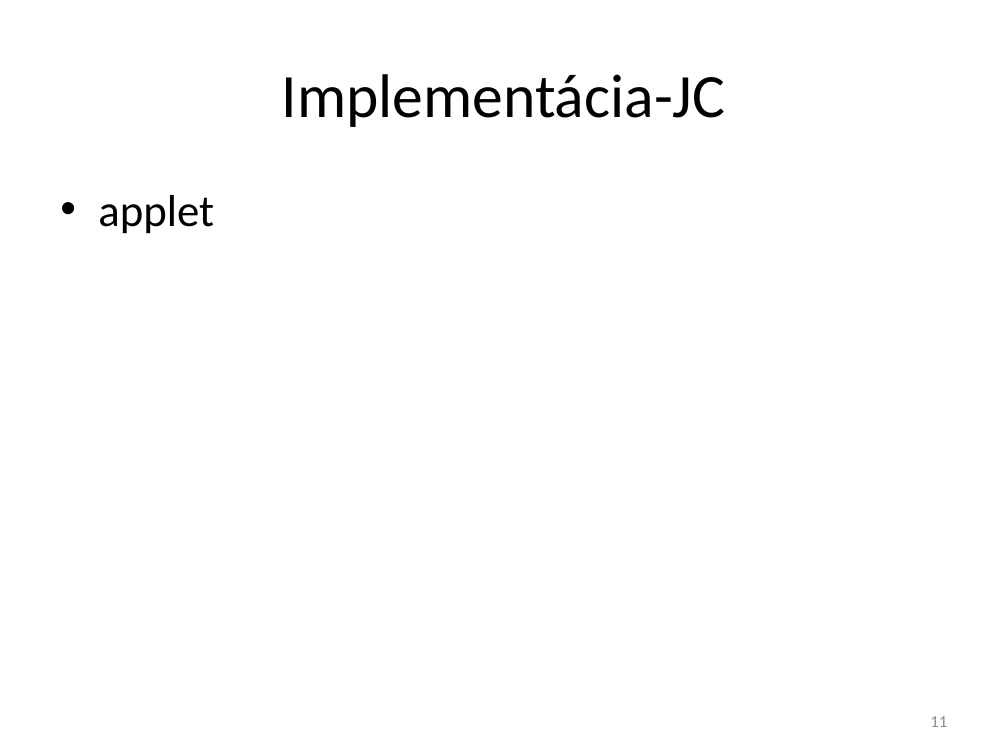
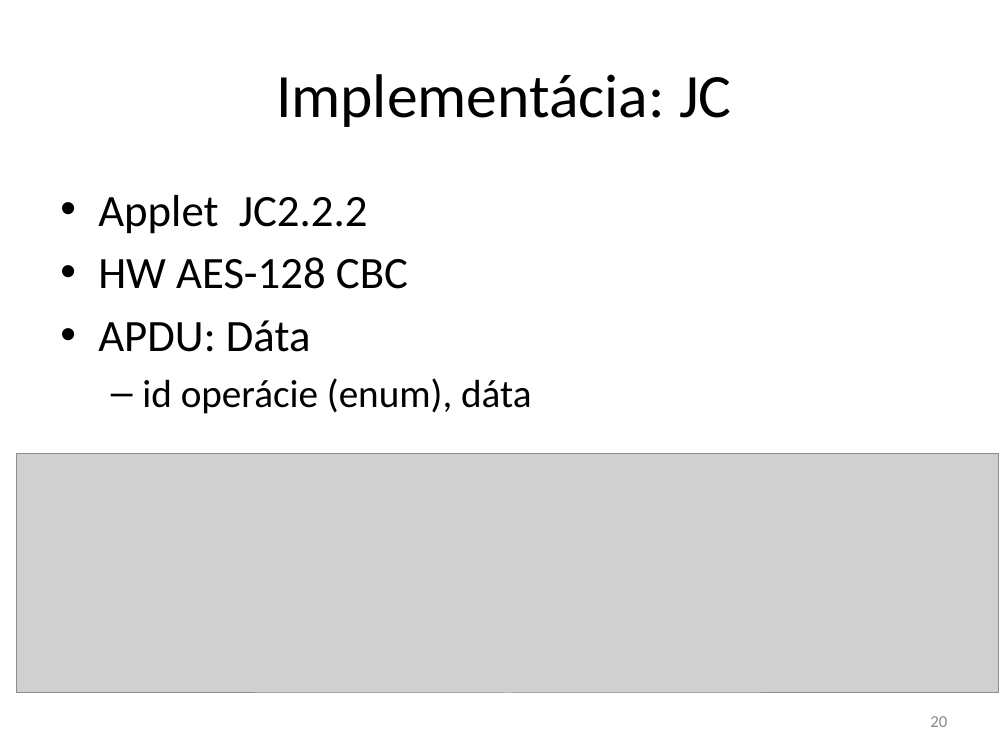
Before and after one commit to javacard-FOSS-applets/nrf6310-pca10007, a slide deck: slide 20 of Obhajoba/xdoubravsky_dp.pptx (slide 11 before the commit). Drawn at 1008x756 pixels with LibreOffice and Linux fonts; fonts in the diff are those of the drawing; grey boxes stand for pictures. Boxes give left, top, right and bottom in pixels: in the first picture for what was removed or moved away, otherwise in the second. Text is boxed around its words. In the diff, an @@ line names an element or a change of style, - is before the commit and + after.

```diff
--- a/Obhajoba/xdoubravsky_dp.pptx
+++ b/Obhajoba/xdoubravsky_dp.pptx
@@ title at [276, 74, 731, 127]: text changed @@
-Implementácia-JC
+Implementácia: JC
@@ text at [98, 195, 531, 414]: text changed @@
-• applet
+• Applet JC2.2.2
+• HW AES-128 CBC
+• APDU: Dáta
+  – id operácie (enum), dáta
@@ picture added at [17, 454, 999, 694] @@
@@ page number at [930, 716, 947, 727]: text changed @@
-11
+20
```
Also in this commit, not shown: 20 other slides changed, 10 slides added, 4 slides removed.
